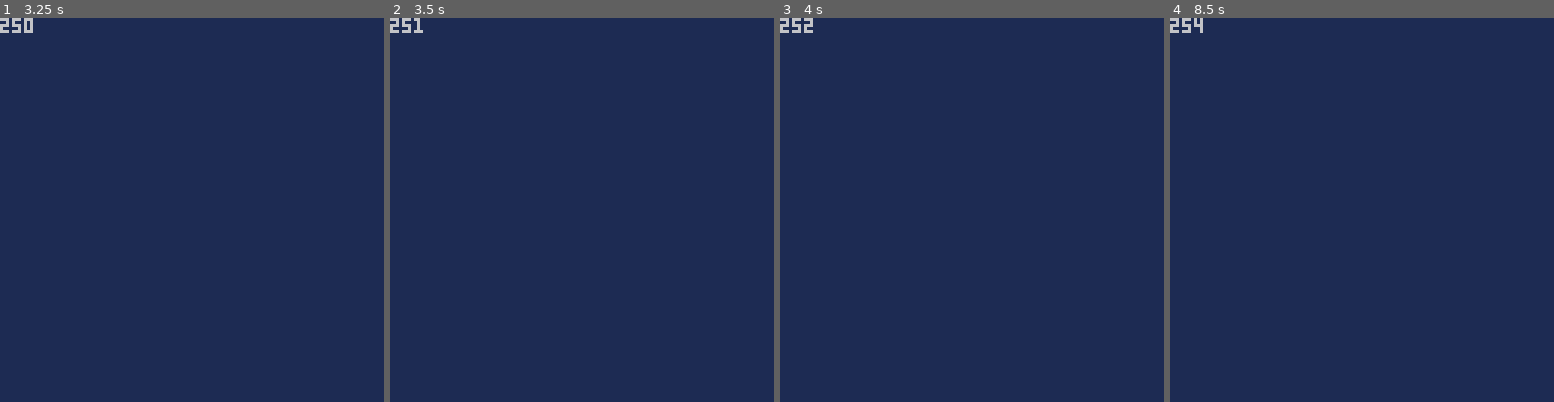
Above: before the commit, frames 1-4 (left to right).
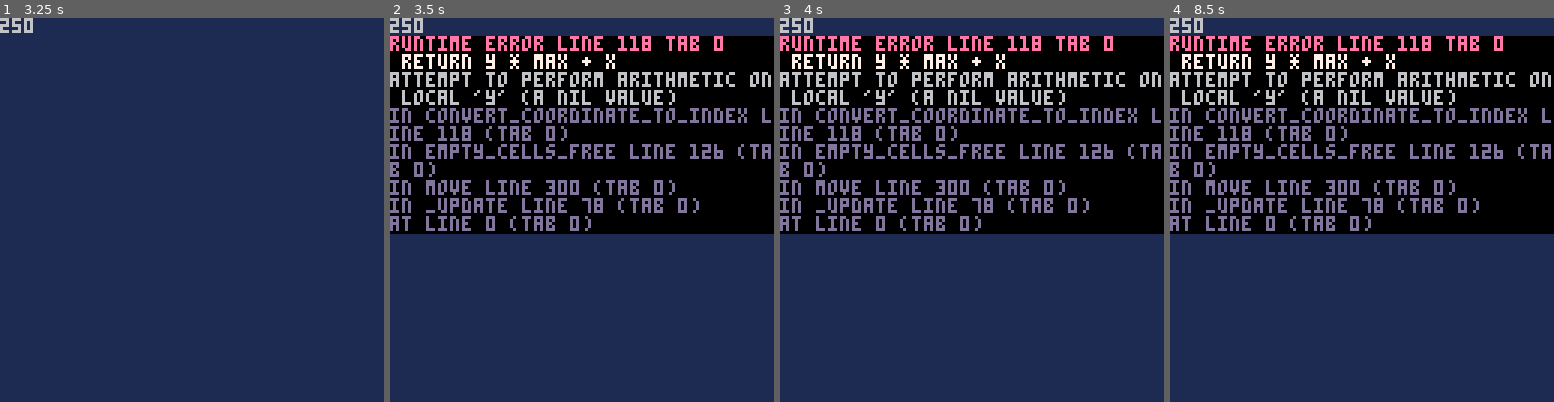
Above: after the commit, the same moments.

Repository: kakardo/Pico-8
Game: PICO-8 cartridge snake.p8
The game is run twice, just before and just after one commit, with the same random seed, the same clock (stepped at 60 frames per second) and the same inputs.
Inputs:
- Up to frame 1 (3.25 s): tap X (X key) at 0.33, 1.07, 1.85, 2.97 s; tap O (Z key) at 0.7, 1.7, 2.1, 2.5, 2.9 s; hold Right 1.6-2.1 s; hold Up 2.15-2.42 s; hold Right 2.47-3.03 s; hold Left from 3.08 s (still down)
- Up to frame 2 (3.5 s): keep holding Left; tap O (Z key) at 3.3 s
- Up to frame 3 (4 s): release Left at 3.58 s; hold Down 3.63-3.97 s; tap O (Z key) at 3.7 s
- Up to frame 4 (8.5 s): hold Right 4.02-4.68 s; tap X (X key) every 1.12 s from 4.08 to 7.43 s; tap O (Z key) every 0.4 s from 4.1 to 8.1 s; hold Up 4.73-5.03 s; hold Left 5.08-5.68 s; hold Down 5.73-6.03 s; hold Right 6.08-6.58 s; hold Right 6.63-7.13 s; hold Up 7.18-7.45 s; hold Right 7.5-8.07 s; hold Left from 8.12 s (still down)

Frame 1 is identical in both runs. In frame 2, 52% of the frame differs, in the area x 0-100%, y 0-57%; in frame 3, 52%; in frame 4, 52%.
Error after the commit: runtime error line 118 tab 0; return y * max + x; attempt to perform arithmetic on local 'y' (a nil value)

Commit message:
OOP update of "cells.lua". No use of global variables.

Diff:
--- a/cells.lua
+++ b/cells.lua
@@ -7,12 +7,11 @@
 ]]--
 
 -- TABLES AND VARIABLES
-empty_cells = {}
 
-function store_empty_cells(max, scale)
-	for y = 0, max-1, scale do
-		for x = 0, max-1, scale do
-			add(empty_cells, convert_coordinate_to_index(x, y))
+function store_empty_cells(table, max_position, scale)
+	for y = 0, max_position-1, scale do
+		for x = 0, max_position-1, scale do
+			add(table, convert_coordinate_to_index(x, y))
 		end
 	end
 end
@@ -21,14 +20,12 @@
 	return y * max + x
 end
 
-function empty_cells_occupy(del_x, del_y)
-	del(empty_cells,
-			convert_coordinate_to_index(del_x, del_y))
+function empty_cells_occupy(table, del_x, del_y)
+	del(table, convert_coordinate_to_index(del_x, del_y))
 end
 
-function empty_cells_free(add_x, add_y)
-	add(empty_cells,
-			convert_coordinate_to_index(add_x, add_y))
+function empty_cells_free(table, add_x, add_y)
+	add(table, convert_coordinate_to_index(add_x, add_y))
 end
 
 // LAST_LINE_CELLS_LUA
--- a/fruit.lua
+++ b/fruit.lua
@@ -27,7 +27,7 @@
 	fruit.x = flr(rnd(128 / scale)) * scale
 	fruit.y = flr(rnd(128 / scale)) * scale
 
-	empty_cells_occupy(fruit.x, fruit.y)
+	empty_cells_occupy(empty_cells, fruit.x, fruit.y)
 end
 
 function is_fruit_eaten()
--- a/main.lua
+++ b/main.lua
@@ -55,8 +55,11 @@
 
 ]]--
 
+--[[ TABLES ]]--
+empty_cells = {}
+
 function _init()
-	store_empty_cells(max, scale)
+	store_empty_cells(empty_cells, max, scale)
 	init_head()
 	init_body()
 	init_fruit()
@@ -65,7 +68,6 @@
 function _update()
 	cls(1)
 	debug() -- Not part of ready game
-
 	print(count(empty_cells))
 
 	--print("SCORE = "..score)
--- a/snake.lua
+++ b/snake.lua
@@ -26,7 +26,7 @@
 	head.alive = true
 
 	-- Add occupied cells to empty_cells-table
-	empty_cells_occupy(head.x, head.y)
+	empty_cells_occupy(empty_cells, head.x, head.y)
 end
 
 function init_body()
@@ -43,7 +43,7 @@
 		body.y[i] = snake_starting_coordinate
 
 		-- Add occupied cells to empty_cells-table
-		empty_cells_occupy(body.x[i], body.y[i])
+		empty_cells_occupy(empty_cells, body.x[i], body.y[i])
 	end
 end
 
